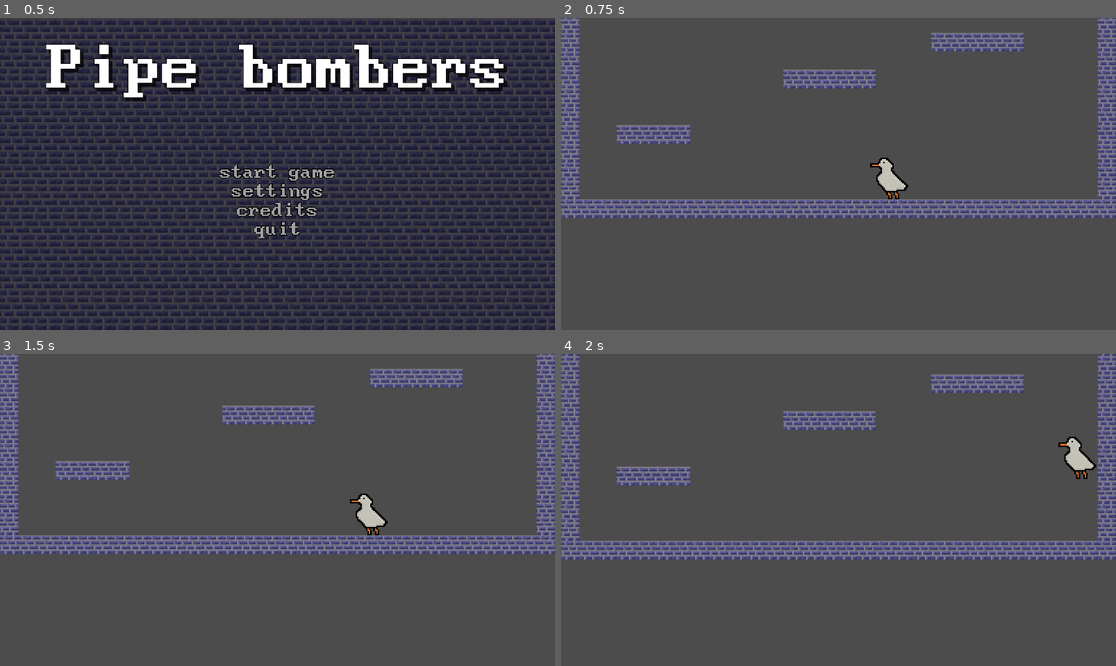
Above: before the commit, frames 1-4 (two rows, left to right).
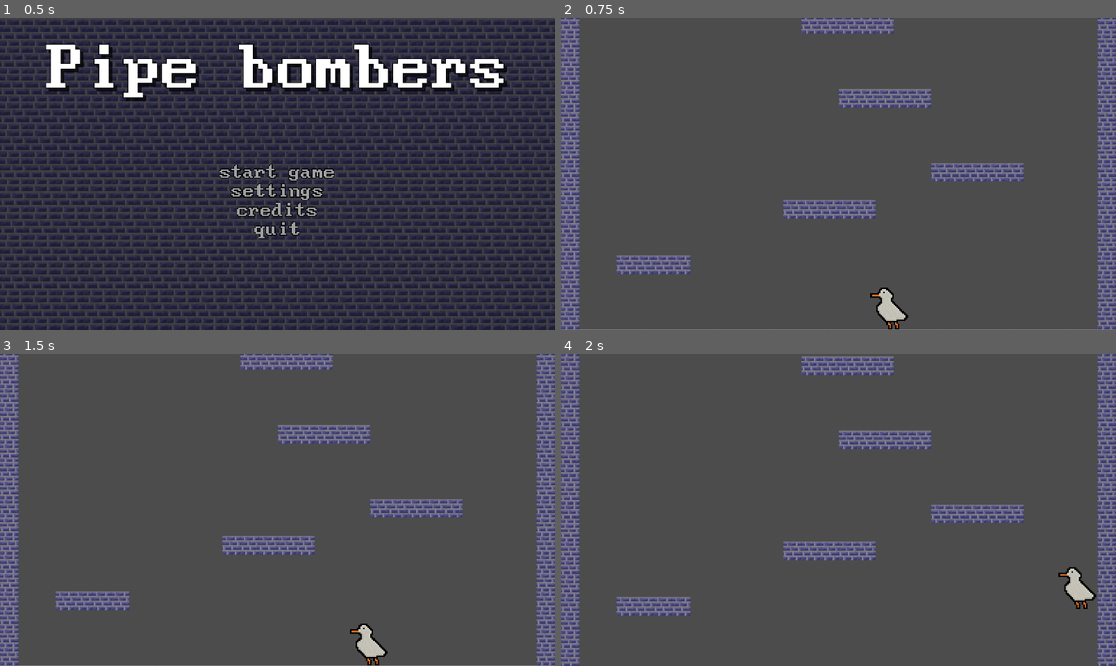
Above: after the commit, the same moments.

Repository: Canapca/NukeDuck
Game: Godot game, scene res://MainMenu/MenuScene.tscn
Two runs of this game, one before a commit and one after it. Both use one fixed random seed, a clock stepped at 60 frames per second and the inputs below.
Inputs (mouse positions are in pixels of both pictures, inside the frame that each line leads up to):
- Up to frame 1 (0.5 s): no input
- Up to frame 2 (0.75 s): click "start game" at 0.5 s
- Up to frame 3 (1.5 s): tap Enter at 1.25 s; move the mouse to (399, 494) at 1.27 s; hold D (Right) from 1.28 s (still down)
- Up to frame 4 (2 s): keep holding D (Right); tap Up (Up) at 1.52 s

Frame 1 is identical in both runs. In frame 2, 16% of the frame differs, in the area x 0-100%, y 0-100%; in frame 3, 16%; in frame 4, 16%.

Commit message:
Some changes

Diff:
--- a/project/Objects/Player/PlayerCharacter.tscn
+++ b/project/Objects/Player/PlayerCharacter.tscn
@@ -14,6 +14,7 @@
 
 [node name="Camera2D" type="Camera2D" parent="."]
 texture_filter = 1
+offset = Vector2(0, -450)
 limit_left = 0
 limit_right = 1920
 position_smoothing_enabled = true
--- a/project/Objects/Player/PlayerController.gd
+++ b/project/Objects/Player/PlayerController.gd
@@ -18,6 +18,8 @@
 
 func MovePlayer():
 	move_and_collide(movement)
+
+	# A bunch of speed smoothing operations
 	if (movement.x > speed_max):
 		movement.x = speed_max
 	elif (movement.x < -speed_max):
@@ -32,6 +34,7 @@
 		movement.x = movement.x / 1.2
 	if abs(velocity.x) < 0.1:
 		velocity.x = 0
+
 	velocity.y += gravity
 	move_and_slide()
 
